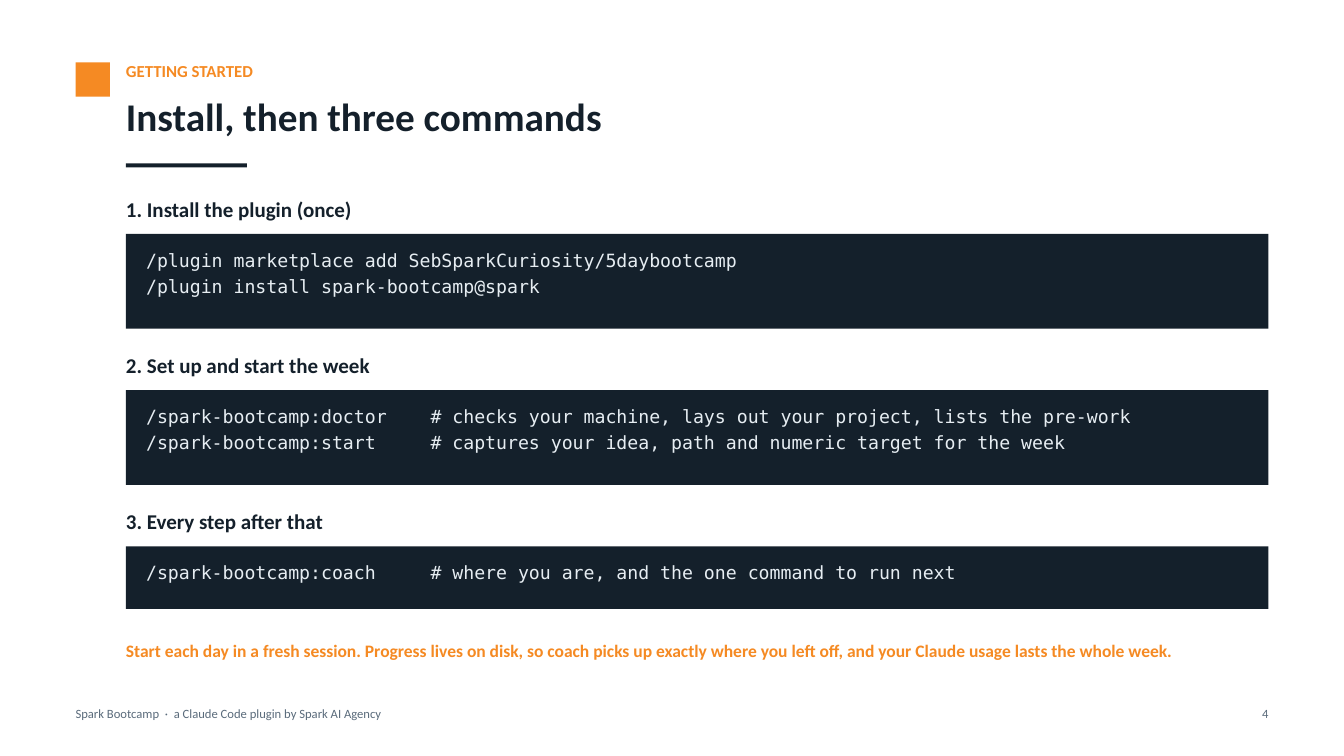
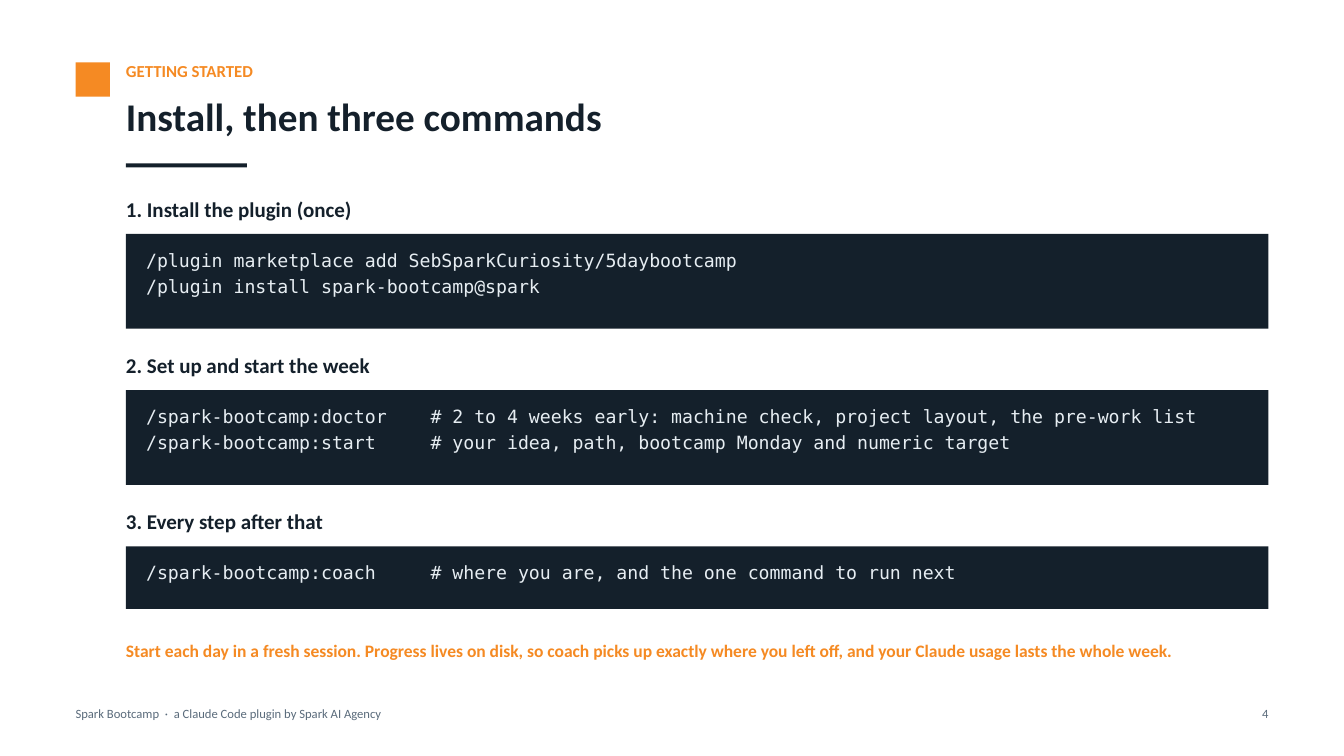
Before and after one commit to SebSparkCuriosity/5daybootcamp, a slide deck: slide 4 of docs/spark-bootcamp-overview.pptx. Drawn at 1344x756 pixels with LibreOffice and Linux fonts; fonts in the diff are those of the drawing. Boxes give left, top, right and bottom in pixels: in the first picture for what was removed or moved away, otherwise in the second. Text is boxed around its words. In the diff, an @@ line names an element or a change of style, - is before the commit and + after.

```diff
--- a/docs/spark-bootcamp-overview.pptx
+++ b/docs/spark-bootcamp-overview.pptx
@@ text at (146,409,1196,453): text changed @@
-/spark-bootcamp:doctor # checks your machine, lays out your project, lists the pre-work
-/spark-bootcamp:start # captures your idea, path and numeric target for the week
+/spark-bootcamp:doctor # 2 to 4 weeks early: machine check, project layout, the pre-work list
+/spark-bootcamp:start # your idea, path, bootcamp Monday and numeric target
```
Also in this commit, not shown: 12 other slides changed, 1 slide added, 46 other files.
